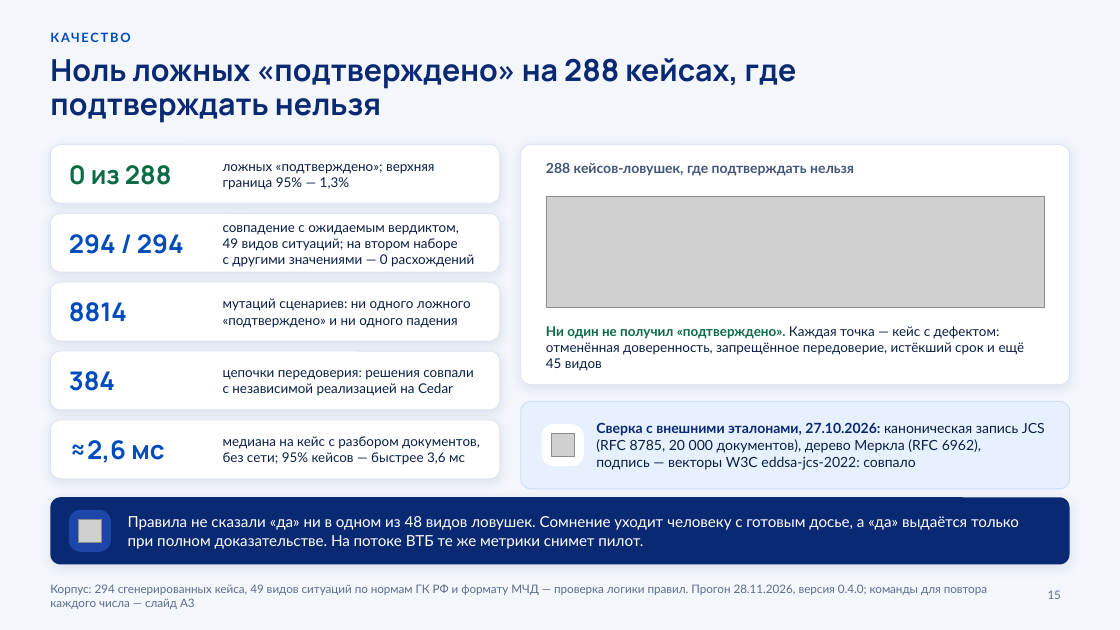
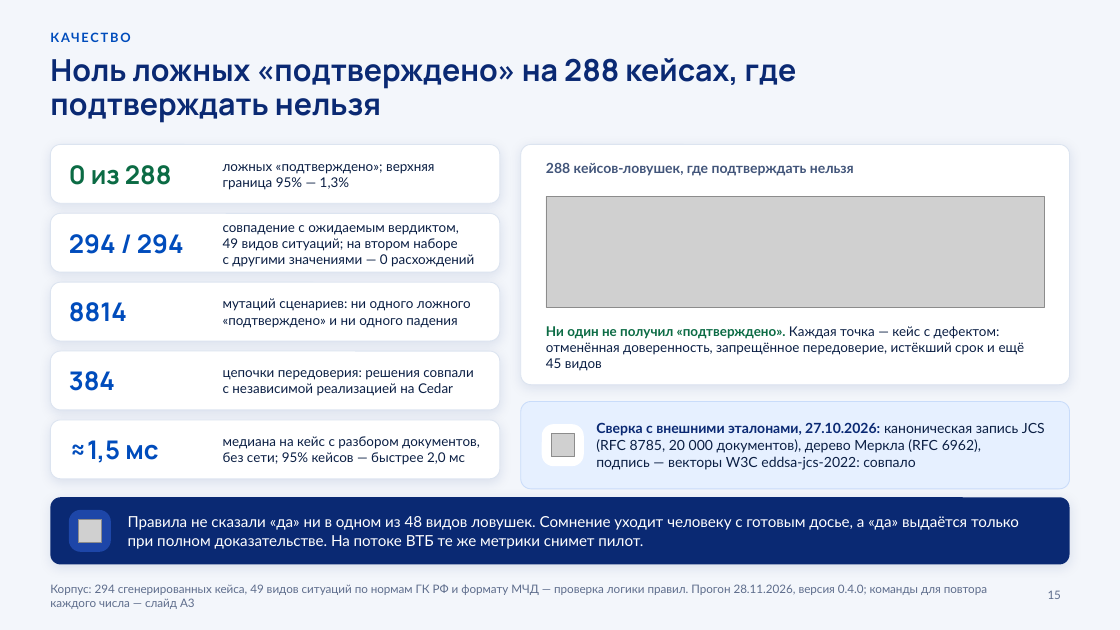
Before and after one commit to KonkovDV/Mandat, a slide deck: slide 15 of submission/slides/Mandat_VTB.pptx. Drawn at 1120x630 pixels with LibreOffice and Linux fonts; fonts in the diff are those of the drawing; grey boxes stand for pictures; background and template pictures are left out. Boxes give left, top, right and bottom in pixels: in the first picture for what was removed or moved away, otherwise in the second. Text is boxed around its words. In the diff, an @@ line names an element or a change of style, - is before the commit and + after.

```diff
--- a/submission/slides/Mandat_VTB.pptx
+++ b/submission/slides/Mandat_VTB.pptx
@@ text at [69, 440, 158, 463]: text changed @@
-≈2,6 мс
+≈1,5 мс
@@ text at [223, 436, 480, 465]: text changed @@
-медиана на кейс с разбором документов, без сети; 95% кейсов — быстрее 3,6 мс
+медиана на кейс с разбором документов, без сети; 95% кейсов — быстрее 2,0 мс
```
Also in this commit, not shown: 8 other slides changed, 35 other files.
